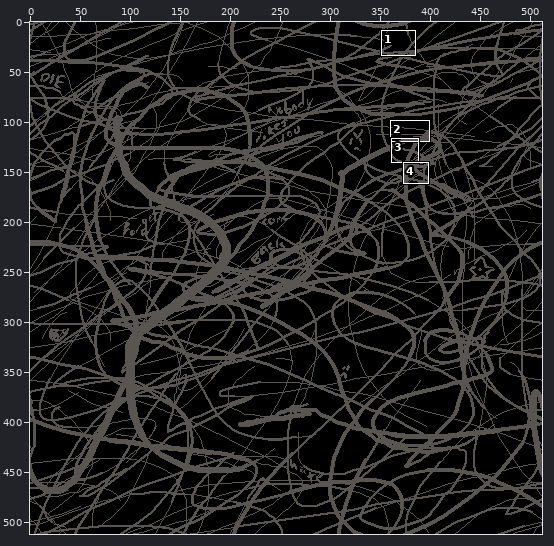
File history of a pixel-art file, Assets/Sprites/Background/brainBackground.aseprite. The picture above shows the old version from afar; the outline marks the close-up.
Close-up. Old version:
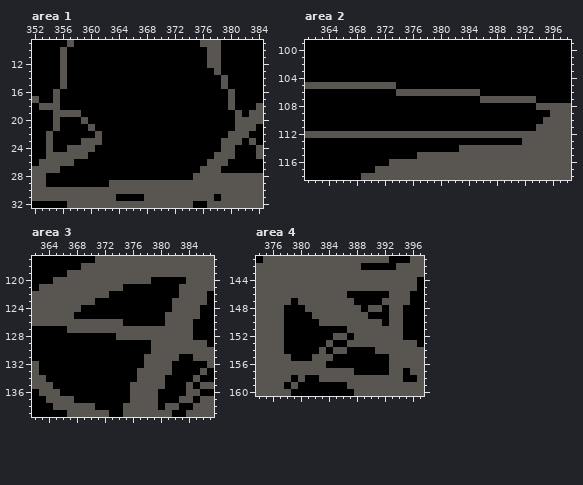
512x512 pixels, 1 frame. Shown: area 1: x 352..384, y 9..32; area 2: x 361..398, y 99..118; area 3: x 362..387, y 117..139; area 4: x 374..397, y 141..160. The commit also changed other parts of the picture, which this record leaves out.
Once edited:
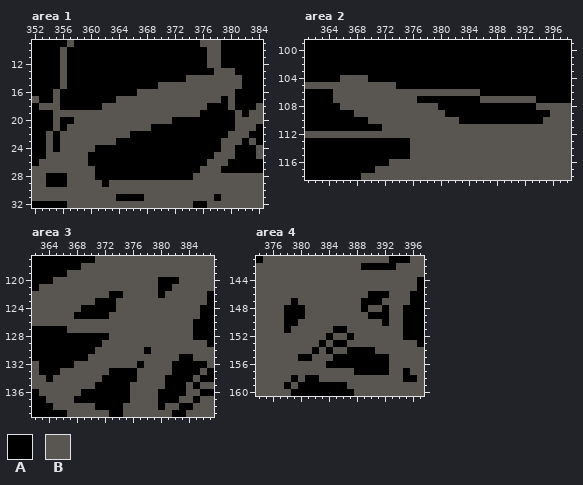
Palette (. is transparent): A #000000  B #595652
What changed:
Area 1, layer "Emission Map":
Colour A becomes colour B in row 13 at x 379 to 380; in row 14 at x 374 to 378 and 380 to 381; in row 15 at x 370 to 378 and 380 to 381; in row 16 at x 367 to 379; in row 17 at x 364 to 378; in row 18 at x 362 to 376.
Colour A becomes colour B in row 19 at x 359 to 375; in row 20 at x 358 and 360 to 371; in row 21 at x 357 to 359 and 361 to 368; in row 22 at x 356 to 360 and 362 to 365; in row 23 at x 356 to 358 and 362 to 363; in row 24 at x 356.
Colour A becomes colour B in row 26 at x 358 to 359; in row 27 at x 356 to 360; in row 28 at x 357 to 360; in row 29 at x 357 to 361.
Area 2, layer "Emission Map":
Colour A becomes colour B in row 104 at x 366 to 369; in row 106 at x 365 to 373; in row 107 at x 365 to 376; in row 108 at x 366 to 379; in row 109 at x 368 to 380; in row 110 at x 370 to 382.
Colour A becomes colour B in row 111 at x 372 to 393; in row 113 at x 376 to 391; in row 114 at x 376 to 382; in row 115 at x 376.
Area 3, layer "Emission Map":
Colour A becomes colour B in row 120 at x 379 and 383; in row 121 at x 375 to 379 and 382; in row 122 at x 375 to 379 and 381 to 382; in rows 123 to 124 at x 374 to 381; in row 125 at x 373 to 380; in row 126 at x 375 to 380.
Colour A becomes colour B in row 128 at x 373; in row 129 at x 372 to 378; in row 130 at x 371 to 377; in row 131 at x 370 to 377; in row 132 at x 368 to 376; in row 133 at x 366 to 372.
Colour A becomes colour B in row 134 at x 365 to 371; in row 135 at x 365 to 370; in row 136 at x 366 to 368.
Area 4, layer "Emission Map":
Colour A becomes colour B in row 146 at x 387 to 389; in row 147 at x 388; in row 149 at x 381; in row 150 at x 380 to 382; in row 151 at x 379 to 384; in row 152 at x 378 to 383.
Colour A becomes colour B in row 153 at x 378 to 382; in row 154 at x 378 to 381; in row 155 at x 379.
Where, in picture pixels (left, top, right, bottom), the same in both close-ups:
changed: (60, 68, 242, 187)
changed: (333, 75, 536, 159)
changed: (53, 277, 186, 396)
changed: (284, 291, 368, 361)
